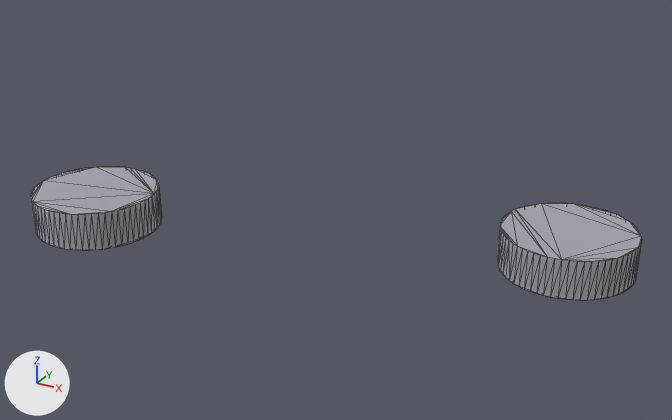
The glTF model case/wearable2/pieces/magnets.glb as it was, and as the next commit left it.
Rendered twice from a camera (50 mm lens) standing at (0.0587, -0.0447, 0.0321) and looking at (0.0234, 0.0195, -0.0001). Lighting does not change. The marker at lower left points along +X, +Y and +Z. The picture after the commit comes second. Mesh edges are drawn as thin lines. Where no turn or scale is listed for an object, it has been applied to the vertices.

Names of what the first picture shows: '=>[0:1:1:3]', '=>[0:1:1:4]'.
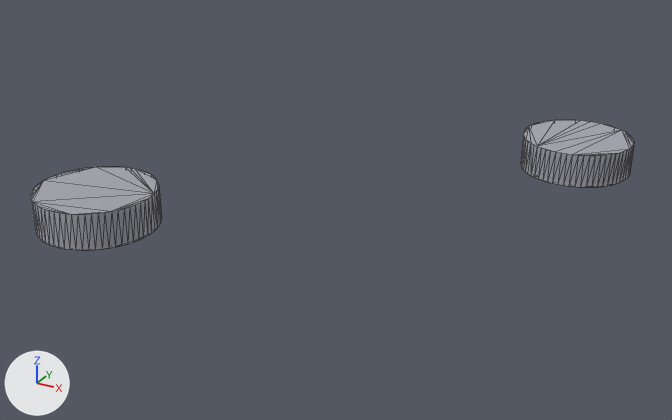
The change, as a list of edits to the scene's bpy script:
```text
Change ob_0_1_1_4:
    ob_0_1_1_4.location: (0.044, 0.01719, 0.0006) -> (0.0389, 0.0378, 0.0006)
```

Pixel boxes [x1, y1, x2, y2] of what changed, in the pictures (672 x 420 px):
'=>[0:1:1:4]', moved: before [497, 203, 642, 300]; after [521, 120, 634, 187]
